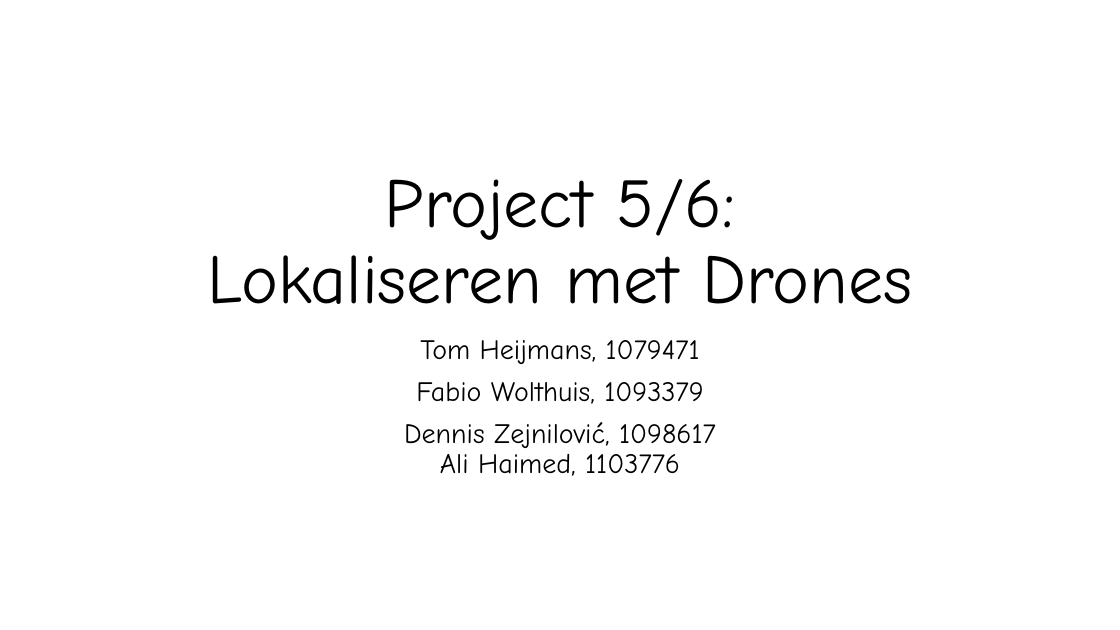
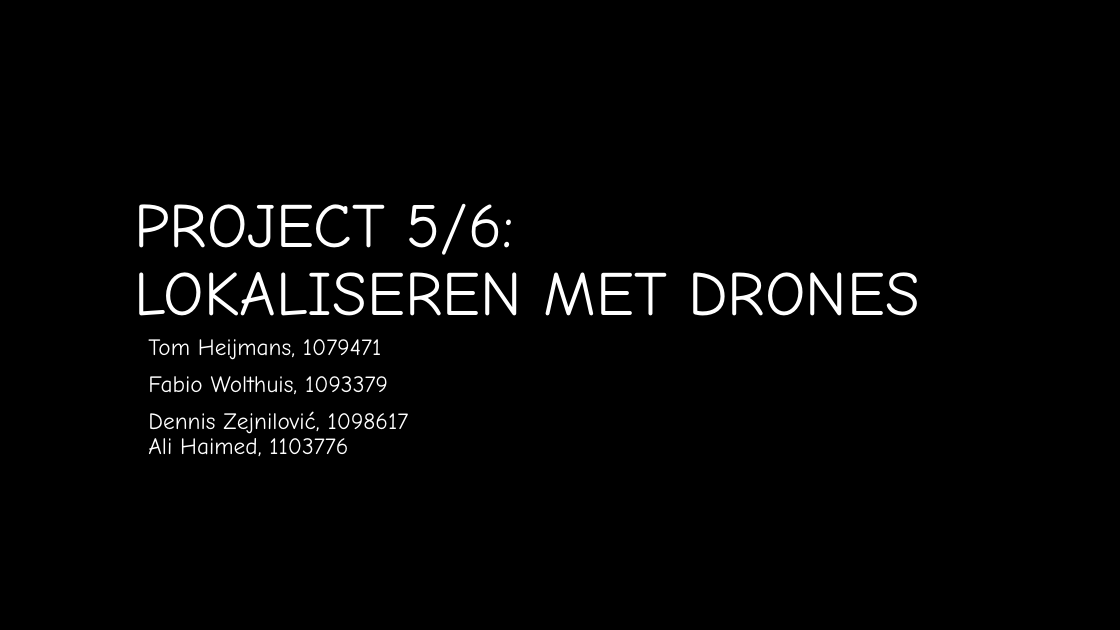
Before and after one commit to TomHeij/Project5-6, a slide deck: slide 1 of Opleverset_Project_5-6/Manage_&_Control/Project 5-6 Sprint 0.pptx. Drawn at 1120x630 pixels with LibreOffice and Linux fonts; fonts in the diff are those of the drawing; background and template pictures are left out. Boxes give left, top, right and bottom in pixels: in the first picture for what was removed or moved away, otherwise in the second. Text is boxed around its words. In the diff, an @@ line names an element or a change of style, - is before the commit and + after.

```diff
--- a/Opleverset_Project_5-6/Manage_&_Control/Project 5-6 Sprint 0.pptx
+++ b/Opleverset_Project_5-6/Manage_&_Control/Project 5-6 Sprint 0.pptx
@@ background #FFFFFF to #000000 @@
@@ title at [134, 204, 920, 316]: text changed; size 60 to 54 pt; text colour #000000 to #FFFFFF @@
-Project 5/6:
-Lokaliseren met Drones
+PROJECT 5/6:
+LOKALISEREN MET DRONES
@@ subtitle "Tom Heijmans, 1079471" at [148, 339, 409, 456]: size 24 to 20 pt, text colour #000000 to #FFFFFF; alignment centre to left @@
```
Also in this commit, not shown: 5 other slides changed, 2 slides added, 1 slide removed.
